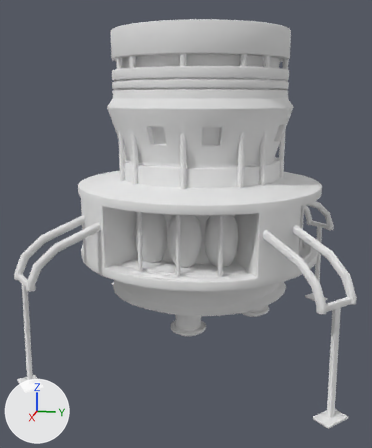
The OBJ model Assets/Assets/LunarLander/LunarLander.obj as it was, and as the next commit left it.
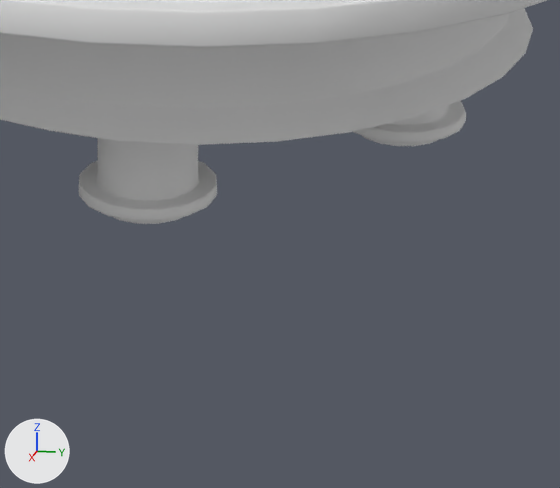
There are two pictures of each version: one whole from a 50 mm lens placed at (21.18, 3.66, 4.92), pointed at (0.41, -0.49, -0.27), one close up on the part from 41% to 79% of the width and 62% to 90% of the height. The lights are fixed; the arrows at lower left show +X, +Y and +Z. Where no turn or scale is listed for an object, it has been applied to the vertices. Vertices at the same position are counted once.

Objects in the first close-up: 'Cylinder_Cylinder.001'.
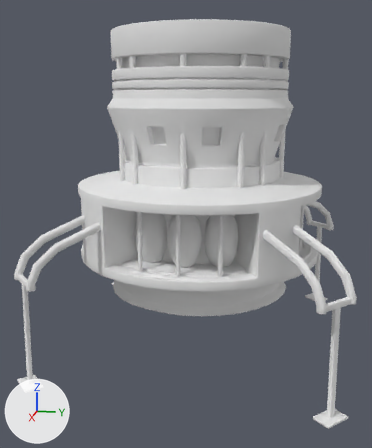
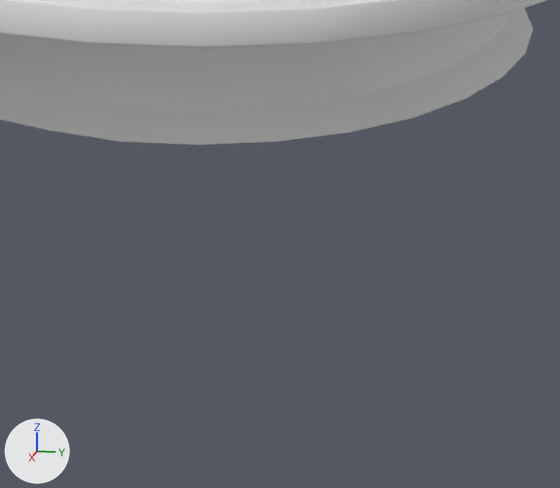
The change, as a diff of the scene's bpy script:
```diff
--- a/Assets/Assets/LunarLander/LunarLander.obj.py
+++ b/Assets/Assets/LunarLander/LunarLander.obj.py
@@ me_cylinder_cylinder_001 @@
 me_cylinder_cylinder_001.from_pydata(...)  # 10898 vertices, 10240 faces; spans x -5.98..5.98, y -5.98..5.98, z -5.48..7.4
 # used by ob_cylinder_cylinder_001; location = (0.0, 0.0, 0.0)
+# me_cylinder_cylinder_001 part 1: the loose piece of 288 vertices spanning x -0.71..0.71, y 1.68..3.1, z -4.2..-2.89 is deleted
+# me_cylinder_cylinder_001 part 2: the loose piece of 288 vertices spanning x 1.68..3.1, y -0.71..0.71, z -4.2..-2.89 is deleted
 me_cylinder_cylinder_001.materials.append(mat_none)
```

Where the change shows, as pixel boxes (x1, y1, x2, y2) in the close-ups (560 x 488 px):
'Cylinder_Cylinder.001', reshaped: before (0, 0, 547, 224); after (0, 0, 547, 145)
part 1 of me_cylinder_cylinder_001, deleted: before (354, 101, 466, 146)
part 2 of me_cylinder_cylinder_001, deleted: before (79, 138, 217, 224)
